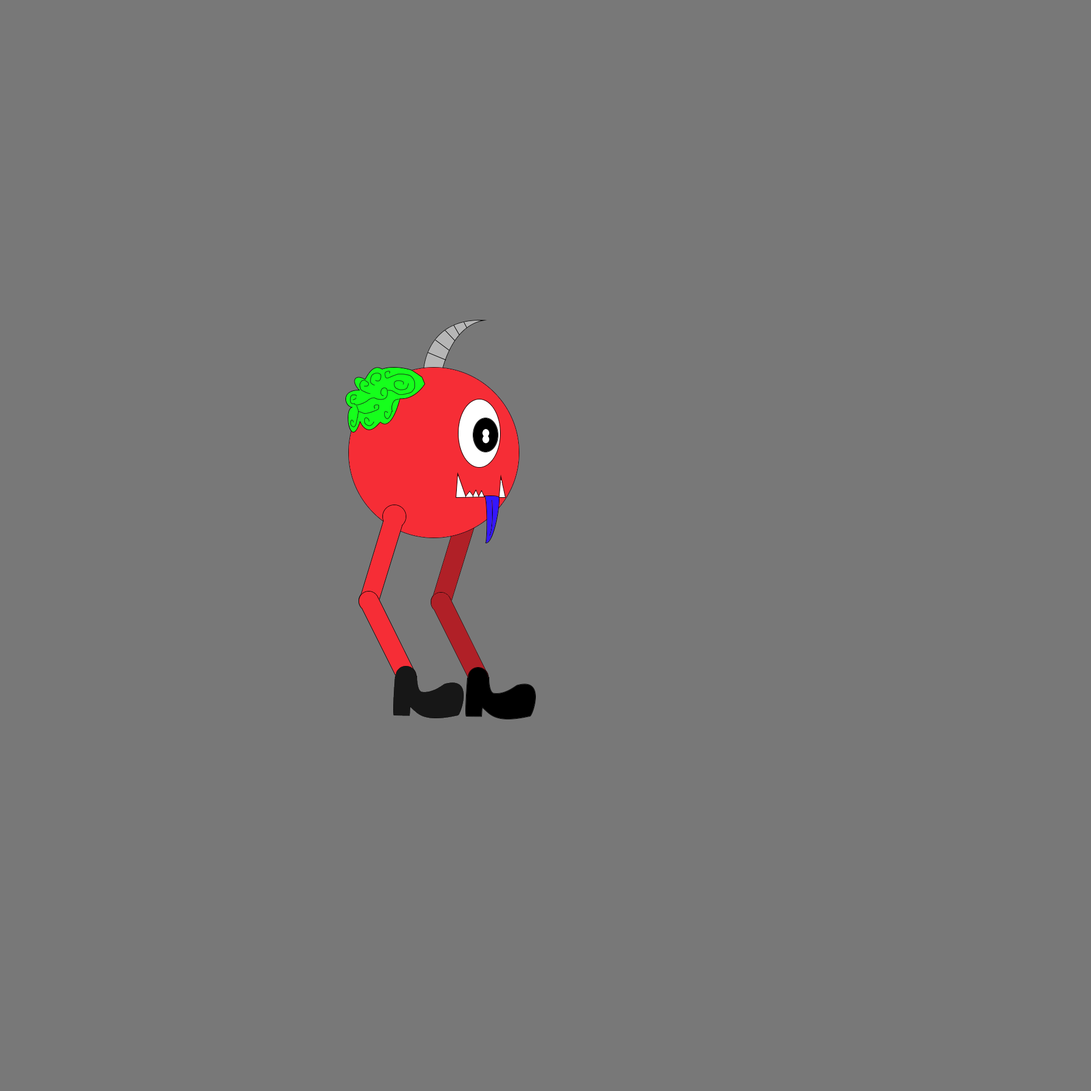
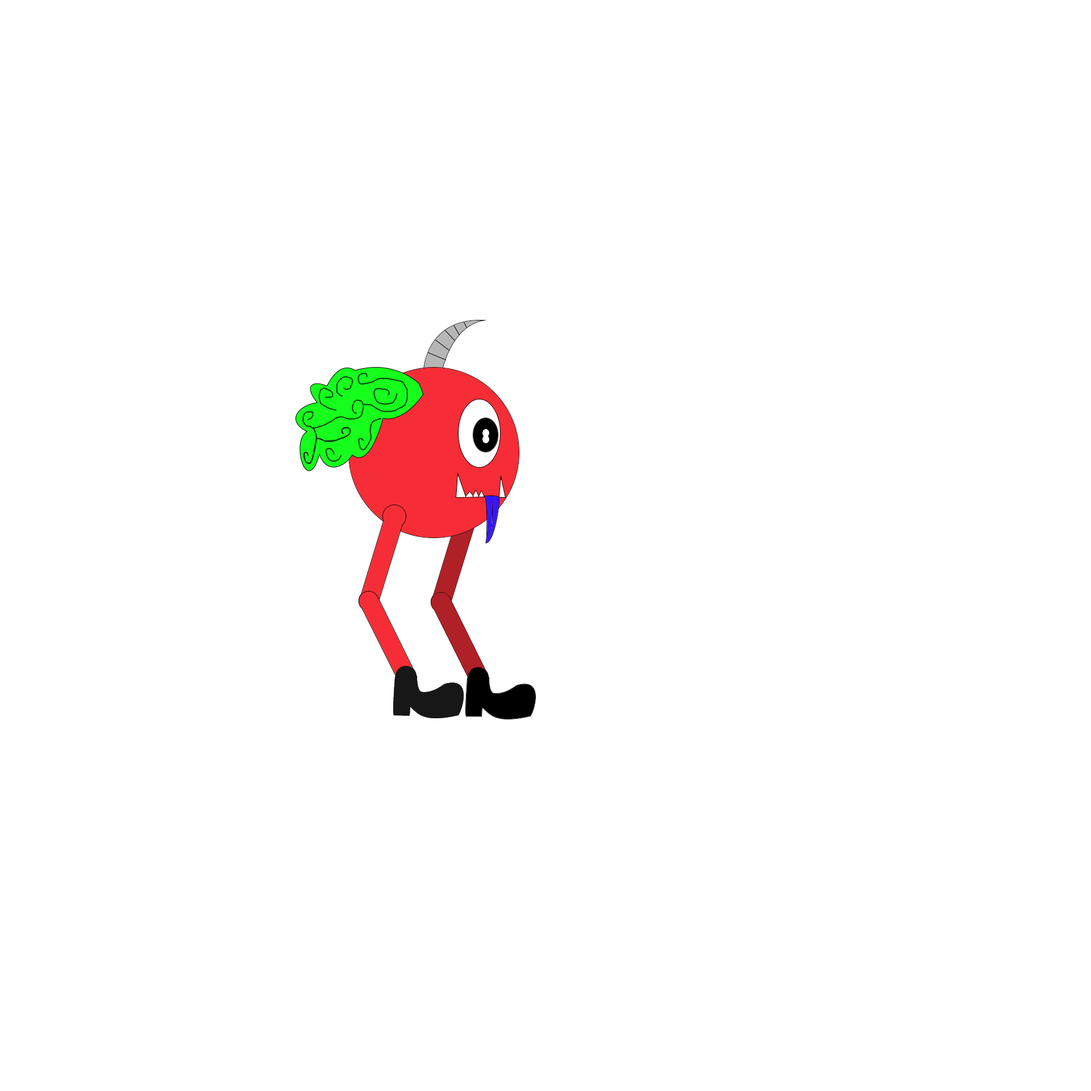
Comparing the layer stacks of the two w=1091, h=1091 images. Changes:
added group "personaje" with 10 layers above "Fondo" over [295, 320, 537, 720]
added layer "Cerebor" in group "personaje" over [295, 367, 424, 472]
moved "lengua" into group "personaje" over [483, 507, 500, 544]
removed group "pierna de" (1st of 2) (3 layers) over [358, 504, 464, 719]
moved "pie de" into group "personaje", painted on it over [358, 504, 464, 719]
removed layer "pantorrila de" from group "pierna de" over [358, 591, 417, 687]
removed layer "pierna de" (2nd of 2, in "pierna de") from group "pierna de" over [358, 504, 407, 612]
removed layer "cerebro" over [345, 367, 426, 433]
moved "cabeza" into group "personaje" over [348, 367, 520, 539]
renamed "Forma 5" to "cuerno", moved it into group "personaje" over [423, 320, 488, 372]
removed group "pierna iz" (1st of 2) (3 layers) over [430, 505, 537, 720]
moved "pie iz" into group "personaje", painted on it over [430, 505, 537, 720]
removed layer "pantorrila iz" from group "pierna iz" over [430, 592, 489, 688]
removed layer "pierna iz" (2nd of 2, in "pierna iz") from group "pierna iz" over [430, 525, 479, 613]
hid "Fondo" over [0, 0, 1091, 1091]
